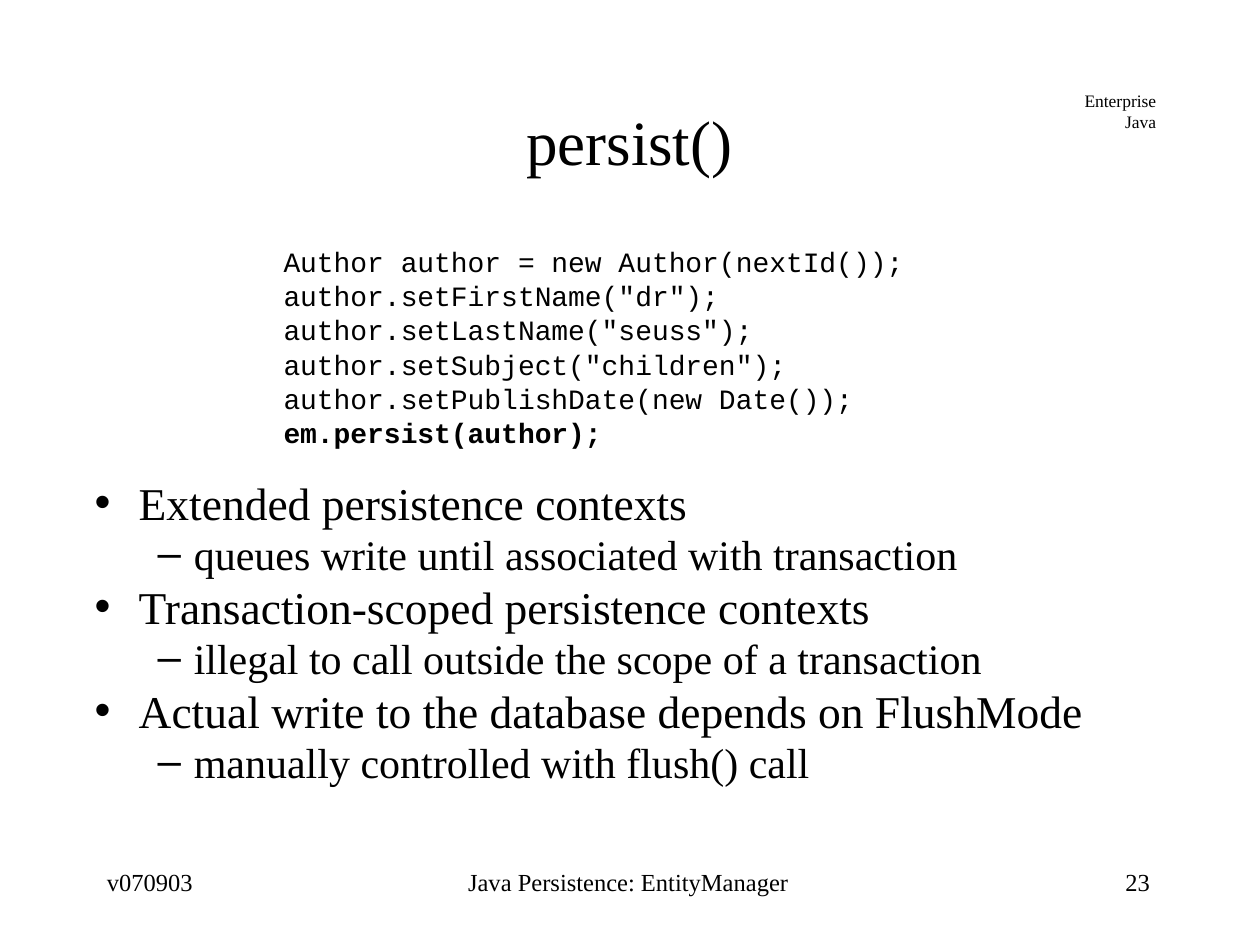
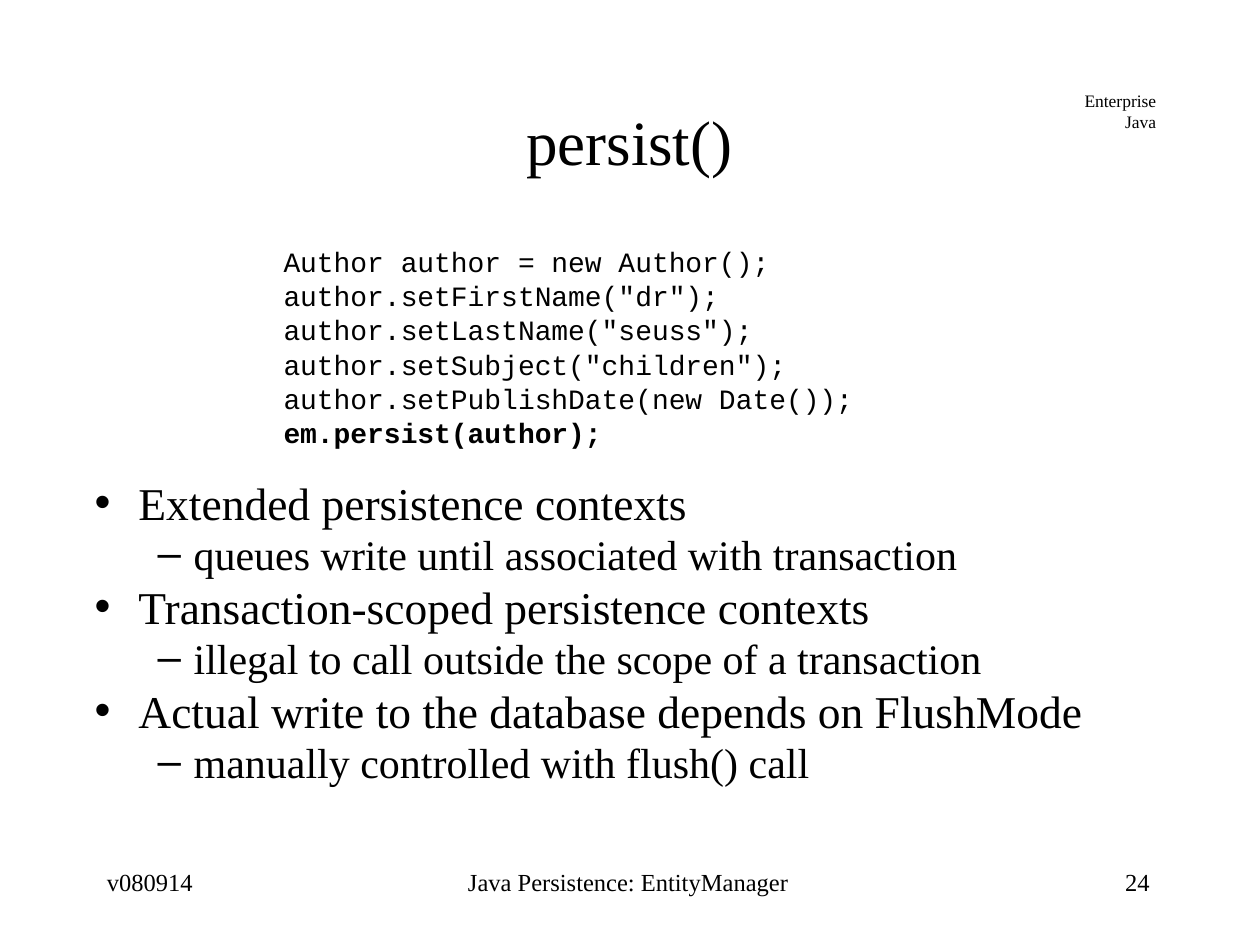
Before and after one commit to jcstaff/ejava-javaee, a slide deck: slide 24 of jpaDAO/src/site/resources/lectures/entityMgr.ppt (slide 23 before the commit). Drawn at 1260x945 pixels with LibreOffice and Linux fonts; fonts in the diff are those of the drawing. Boxes give left, top, right and bottom in pixels: in the first picture for what was removed or moved away, otherwise in the second. Text is boxed around its words. In the diff, an @@ line names an element or a change of style, - is before the commit and + after.

```diff
--- a/jpaDAO/src/site/resources/lectures/entityMgr.ppt
+++ b/jpaDAO/src/site/resources/lectures/entityMgr.ppt
@@ text at [284, 252, 769, 278]: text changed @@
-      Author author = new Author(nextId());
+      Author author = new Author();
@@ text at [107, 874, 193, 892]: text changed @@
-v070903
+v080914
@@ page number at [1125, 874, 1150, 891]: text changed @@
-23
+24
```
Also in this commit, not shown: 37 other slides changed, 12 slides added, 4 slides removed, 32 other files.
